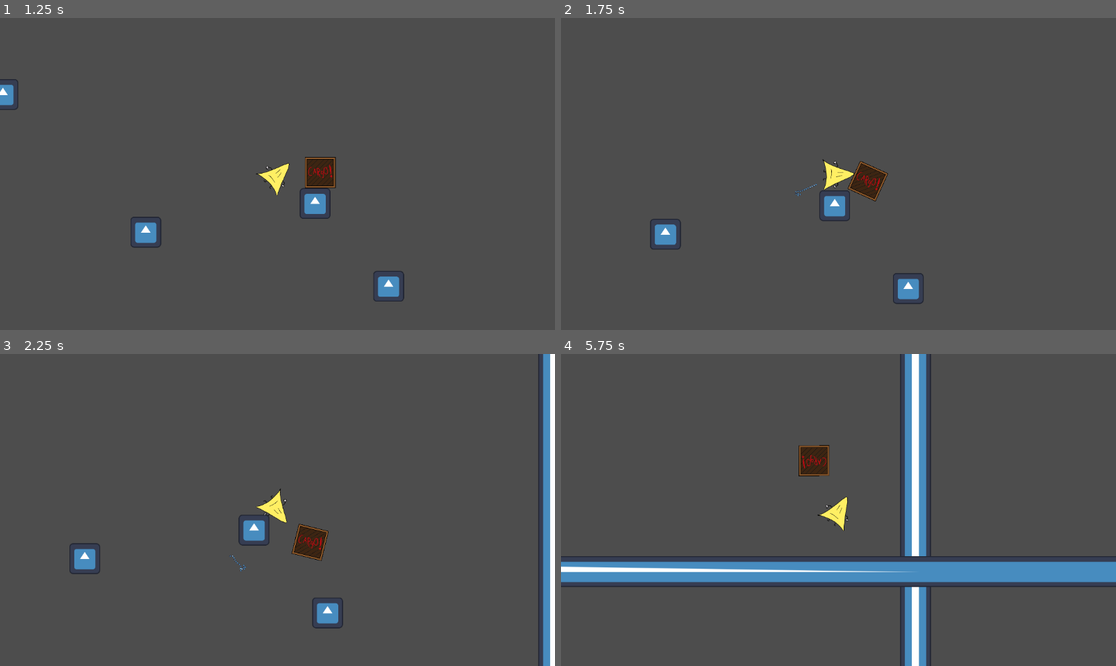
Above: before the commit, frames 1-4 (two rows, left to right).
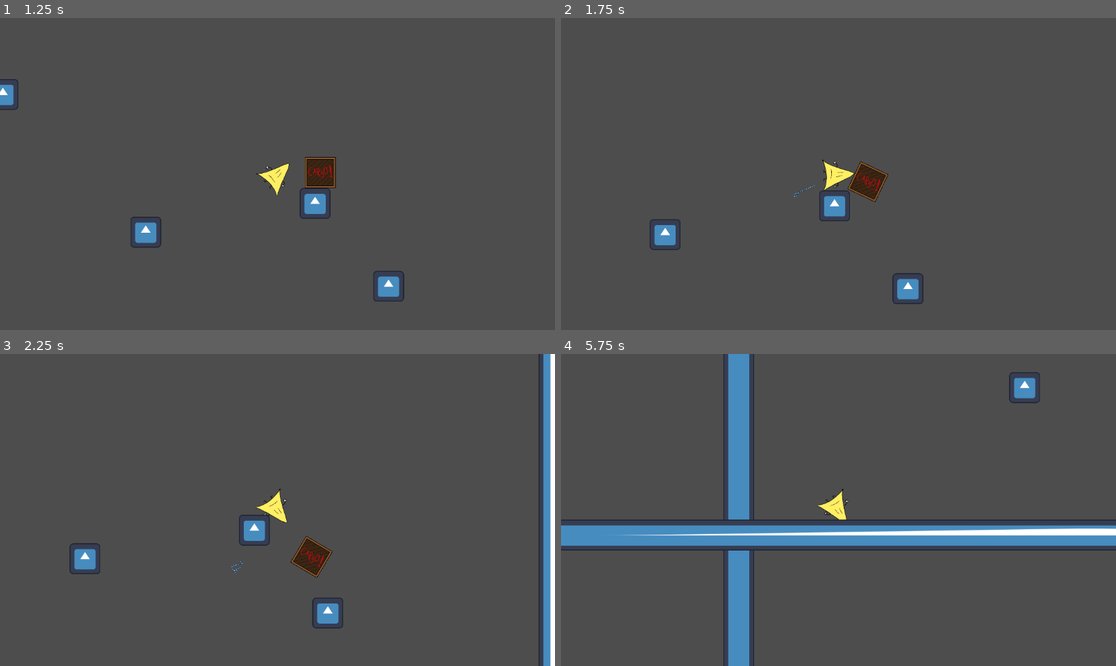
Above: after the commit, the same moments.

Repository: badfetus/space-postal-service
Game: Godot game, scene res://play_scene.tscn
Same seed, same stepped clock (60 frames per second), same inputs: the game is played once before the commit and once after it. The engine's default icon, where the game draws it, is replaced by a stand-in: a white triangle on a blue panel in a dark square.
Inputs:
- Up to frame 1 (1.25 s): hold Right (Right) from 0.53 s (still down); hold Space (Boost) from 0.53 s (still down)
- Up to frame 2 (1.75 s): release Right (Right) at 1.28 s; release Space (Boost) at 1.28 s; hold Left (Left) from 1.28 s (still down); tap Ctrl (Cargo) at 1.35 s
- Up to frame 3 (2.25 s): release Left (Left) at 2.03 s; hold Right (Right) from 2.03 s (still down); hold Space (Boost) from 2.03 s (still down)
- Up to frame 4 (5.75 s): release Space (Boost) at 2.78 s; tap Ctrl (Cargo) at 2.85, 4.35 s; release Right (Right) at 3.53 s; hold Space (Boost) 3.53-4.28 s; hold Left (Left) from 3.53 s (still down); hold Space (Boost) from 5.03 s (still down)

Frame 1 is identical in both runs. In frame 2, 0.4% of the frame differs, in the area x 16-66%, y 45-92%; in frame 3, 1.0%; in frame 4, 23%, in the area x 0-100%, y 0-100%.

Commit message:
deleted duplicate rope class

Diff:
--- a/rope/ropelink.tscn
+++ /dev/null
@@ -1,23 +0,0 @@
-[gd_scene load_steps=3 format=3 uid="uid://bh8dnns5kafns"]
-
-[ext_resource type="Texture2D" uid="uid://bdqiy5mgxrak3" path="res://icon.svg" id="1_csbef"]
-
-[sub_resource type="CapsuleShape2D" id="CapsuleShape2D_xa3en"]
-height = 20.0
-
-[node name="link" type="RigidBody2D"]
-position = Vector2(0, 9)
-collision_layer = 2
-collision_mask = 0
-mass = 0.01
-
-[node name="ropeconnect" type="CollisionShape2D" parent="."]
-shape = SubResource("CapsuleShape2D_xa3en")
-
-[node name="joint" type="PinJoint2D" parent="ropeconnect"]
-bias = 0.9
-softness = 0.1
-
-[node name="Sprite2D" type="Sprite2D" parent="."]
-scale = Vector2(0.05, 0.05)
-texture = ExtResource("1_csbef")
--- a/ropelink.tscn
+++ b/ropelink.tscn
@@ -8,6 +8,8 @@
 
 [node name="link" type="RigidBody2D"]
 position = Vector2(0, 9)
+collision_layer = 2
+collision_mask = 4
 mass = 0.01
 
 [node name="ropeconnect" type="CollisionShape2D" parent="."]
Not shown: 1 places in ropelink.tscn that only renumber resources
